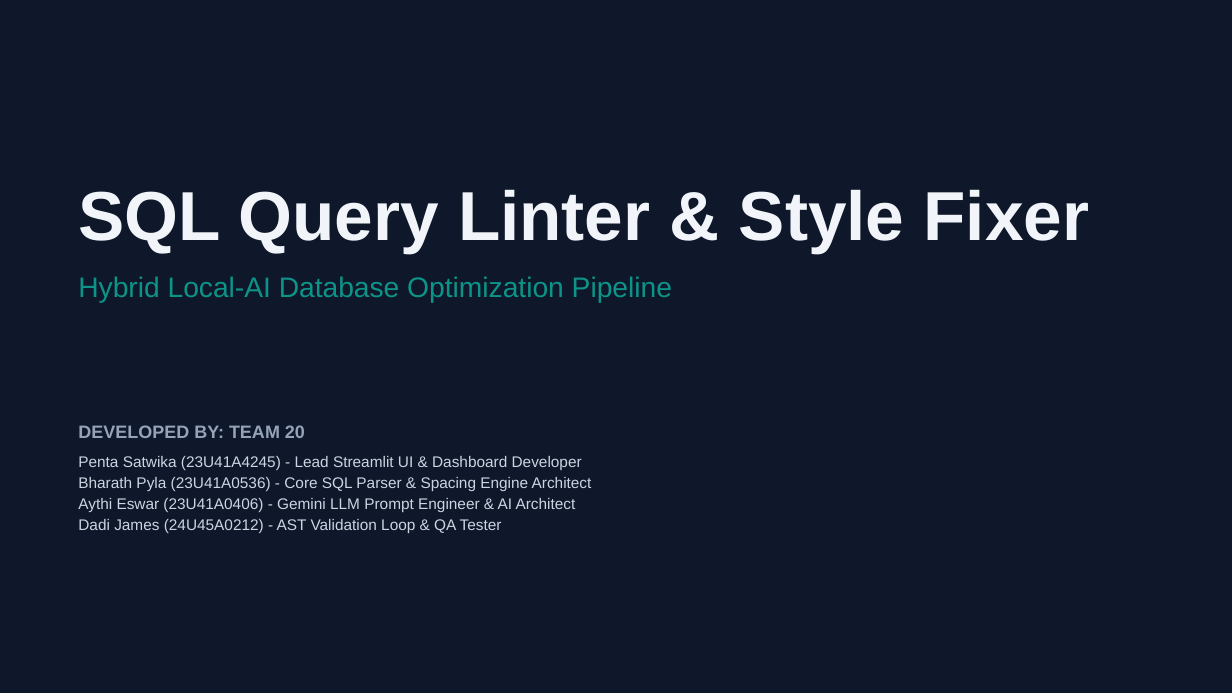
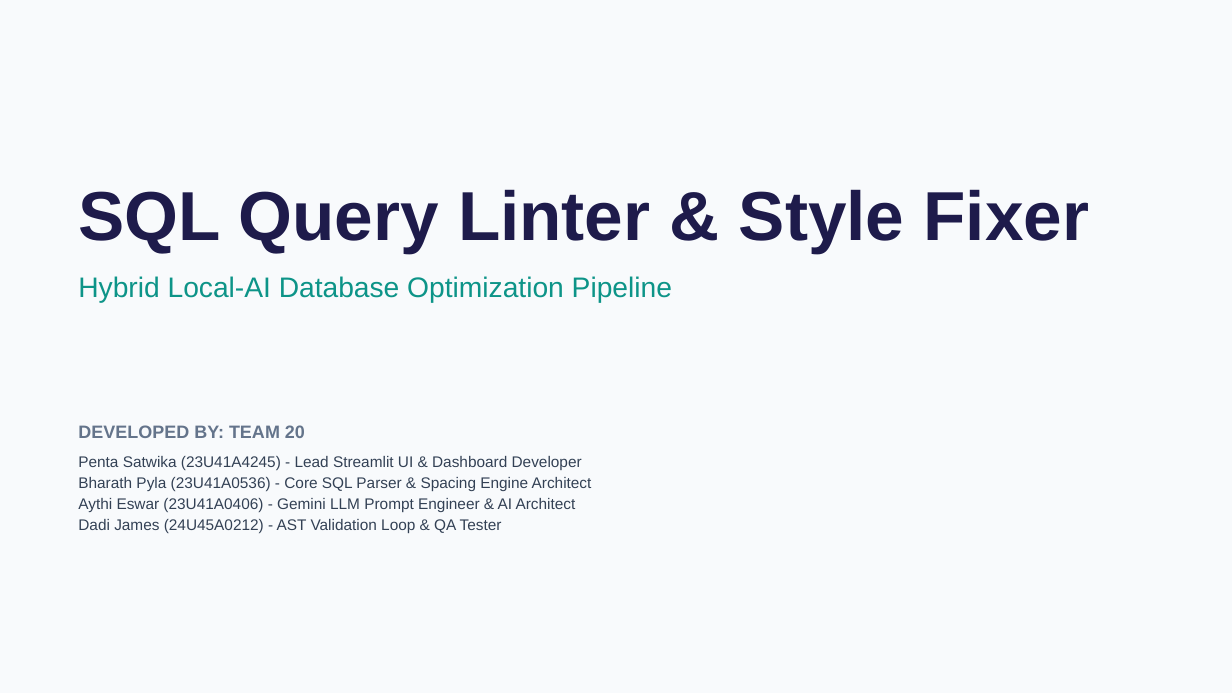
Before and after one commit to bharathpyla/sql-query-linter-style-fixer, a slide deck: slide 1 of Presentation.pptx. Drawn at 1232x693 pixels with LibreOffice and Linux fonts; fonts in the diff are those of the drawing. Boxes give left, top, right and bottom in pixels: in the first picture for what was removed or moved away, otherwise in the second. Text is boxed around its words. In the diff, an @@ line names an element or a change of style, - is before the commit and + after.

Commit message:
Update presentation PPTX with light theme and proper bullet points formatting

```diff
--- a/Presentation.pptx
+++ b/Presentation.pptx
@@ background #0F172A to #F8FAFC @@
@@ text at [78, 189, 1090, 252]: text colour #F1F5F9 to #1E1B4B in "SQL Query Linter & Style Fixer" @@
@@ text "DEVELOPED BY: TEAM 20" at [78, 425, 592, 533]: text colour #94A3B8 to #64748B in "DEVELOPED BY: TEAM 20"; text colour #CBD5E1 to #334155 @@
```
Also in this commit, not shown: 7 other slides changed.
